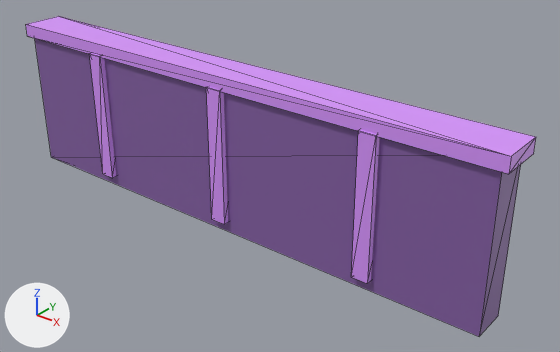
Renders of the glTF model assets/models/shield_wall.glb from each side of a commit.
One viewpoint serves both versions: a 50 mm camera at (3.37, -3.68, 2.79) aimed at (0.31, 0.15, 0.42). Arrows for +X, +Y and +Z are at lower left; the lights stay in place. The picture after the commit comes second. Mesh edges are drawn as thin lines. Vertices at exactly the same position are counted once.

Names of what the first picture shows: 'geometry_0'.
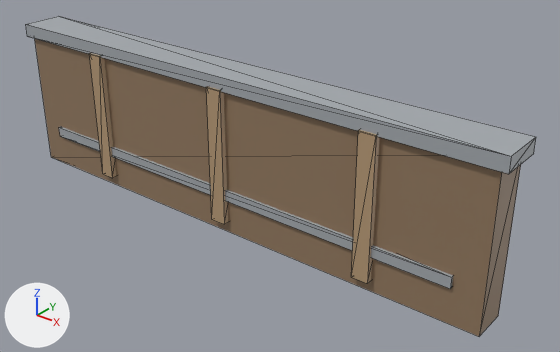
Pixel boxes [x1, y1, x2, y2] of what changed, in the pictures (560 x 352 px):
part 1 of me_geometry_0, added
    after: [59, 127, 453, 289]
part 2 of me_geometry_0, recoloured (purple to brown)
    both: [26, 16, 536, 336]

The edits, one by one:
me_geometry_0 is used by ob_geometry_0; location (0.0, 0.0, 0.0).
me_geometry_0 had 40 vertices, 60 faces and spanned x -2.05..2.05, y -0.17..0.17, z 0.0..1.17.
me_geometry_0 now has 48 vertices, 72 faces and spans x -2.05..2.05, y -0.17..0.17, z 0.0..1.17.
me_geometry_0 part 1: a new loose piece, a box spanning x -1.8..1.8, y -0.15..0.15, z 0.26..0.34, in mat_defaultmaterial.
me_geometry_0 part 2: 60 kept faces spanning x -2.05..2.05, y -0.17..0.17, z 0.0..1.17 get new vertex colours.
